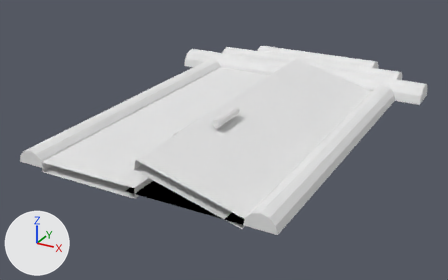
What one commit did to the Blender file Assets/Door/door.blend.
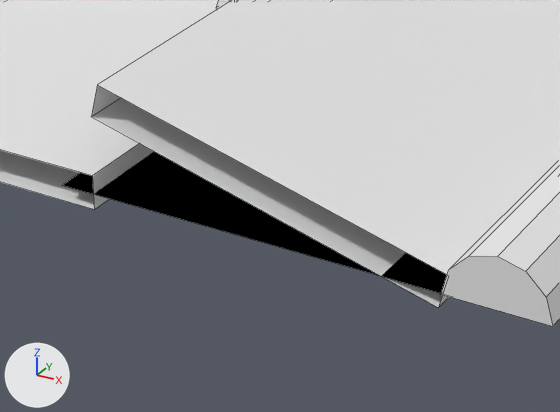
Old and new are each drawn whole from a 50 mm lens placed at (4.97, -6.44, 4.24), pointed at (-0.3, 3.13, -0.54) and again close up on the part from 24% to 63% of the width and 48% to 94% of the height. Lighting does not change. The marker at lower left points along +X, +Y and +Z. The close-ups show mesh edges as thin lines.
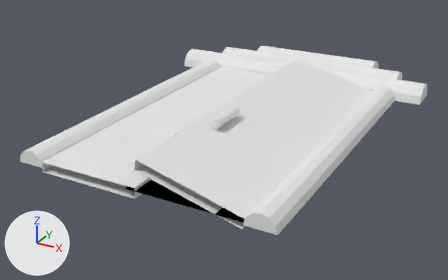
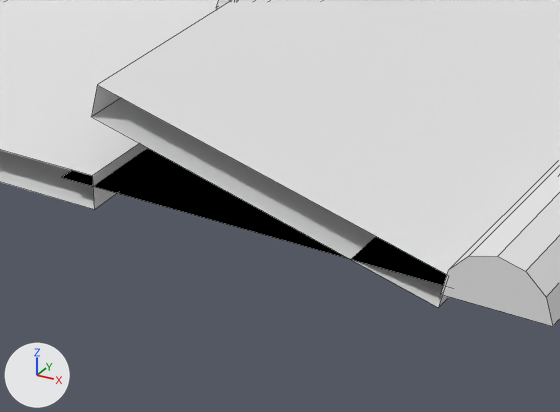
Commit message: stupid door

The change, as a list of edits to the scene's bpy script:
```text
Change me_plane_001:
    where me_plane_001.from_pydata(...)  # 4 vertices, 1 face; spans x -0.18..1.82, y -0.1..5.9, z -0.16
    used by ob_plane; location = (0.0, 0.0, 0.07)
    me_plane_001 part 1: the whole mesh is moved by (0.0, 0.0, 0.11)
Change ob_plane:
    ob_plane.location: (0.0, 0.0, 0.07) -> (0.0, 0.0, 0.0)
```

What differs and where, as boxes (x1, y1, x2, y2) in the close-ups (560 x 412 px):
'Plane', moved
    before: (63, 152, 447, 293)
    after: (62, 148, 447, 286)
